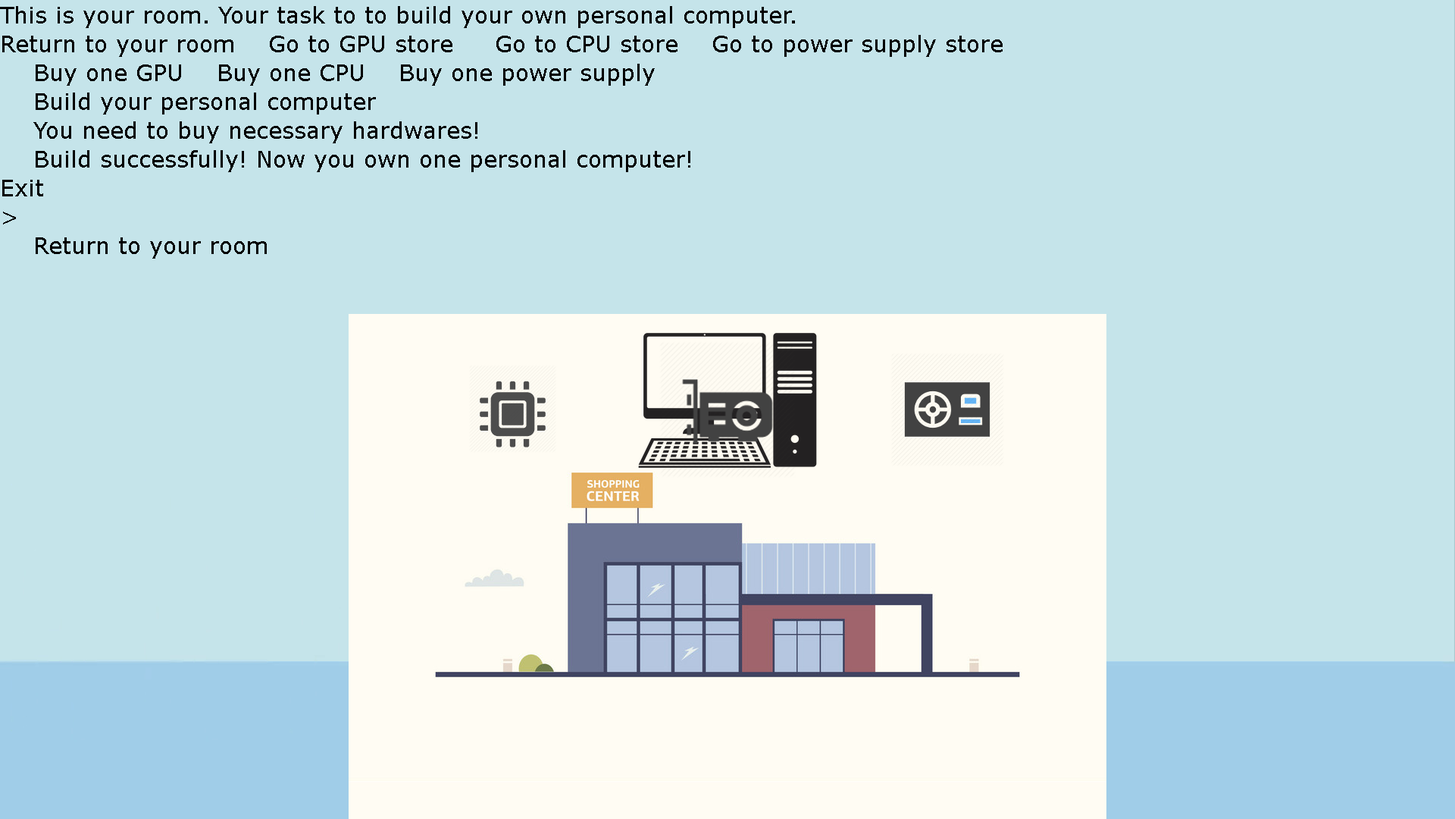
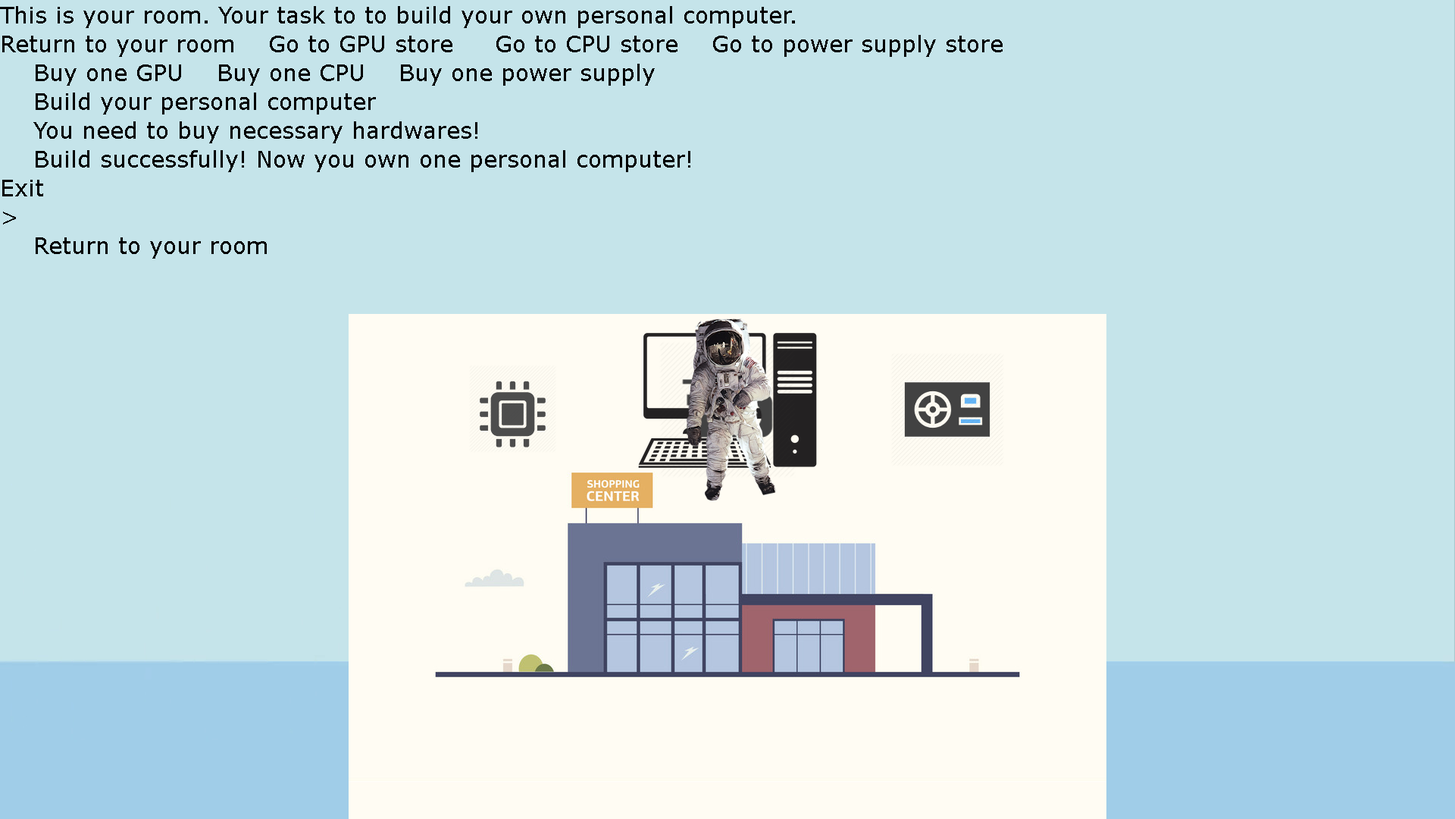
Revision of a layered 1455×819 image; what changed, layer by layer:
added layer "astronaut" above "text" over box(686, 318, 777, 502)
